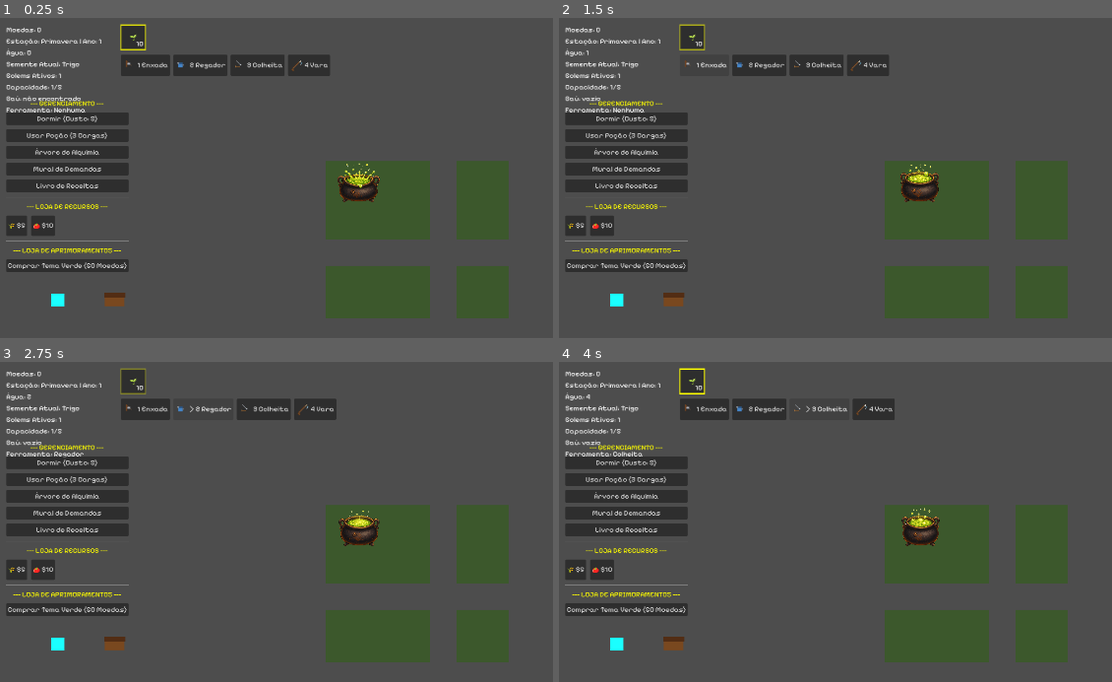
Above: before the commit, frames 1-4 (two rows, left to right).
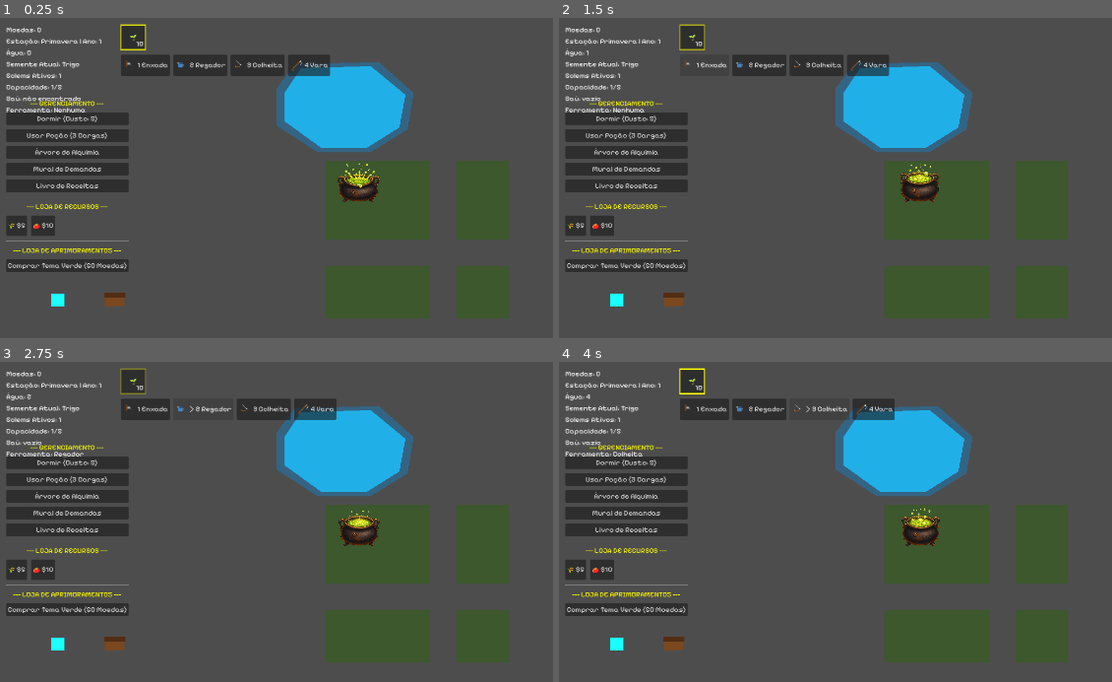
Above: after the commit, the same moments.

Repository: LeandroSatsuki/Cauldron-Crops
Game: Godot game, scene res://Scenes/Main.tscn
Same seed, same stepped clock (60 frames per second), same inputs: the game is played once before the commit and once after it.
Inputs:
- Up to frame 1 (0.25 s): no input
- Up to frame 2 (1.5 s): click "1 Enxada" at 0.5 s; click "> 1 Enxada" at 1.25 s
- Up to frame 3 (2.75 s): click "2 Regador" at 2 s
- Up to frame 4 (4 s): click "> 2 Regador" at 2.75 s; click "3 Colheita" at 3.5 s

The runs differ from the first frame. In frame 1, 5.7% of the frame differs, in the area x 50-75%, y 13-42%; in frame 2, 5.7%; in frame 3, 5.7%; in frame 4, 5.7%.

Commit message:
feat: adiciona lago e boia inicial da pesca

Diff:
--- a/Scenes/FishingSpot.tscn
+++ b/Scenes/FishingSpot.tscn
@@ -3,20 +3,25 @@
 [ext_resource type="Script" path="res://Scripts/FishingSpot.gd" id="1_fishingspotgd"]
 
 [sub_resource type="RectangleShape2D" id="RectangleShape2D_fishing_spot"]
-size = Vector2(240, 150)
+size = Vector2(340, 220)
 
 [node name="FishingSpot" type="Area2D"]
-z_index = -2
+z_index = 4
 script = ExtResource("1_fishingspotgd")
 
+[node name="LakeGlow" type="Polygon2D" parent="."]
+z_index = 3
+color = Color(0.0862745, 0.509804, 0.784314, 0.45)
+polygon = PackedVector2Array(Vector2(-170, -45), Vector2(-125, -105), Vector2(80, -110), Vector2(165, -35), Vector2(150, 55), Vector2(60, 110), Vector2(-70, 110), Vector2(-170, 45))
+
 [node name="LakeVisual" type="Polygon2D" parent="."]
-z_index = -2
-color = Color(0.227451, 0.584314, 0.839216, 0.88)
-polygon = PackedVector2Array(Vector2(-120, -25), Vector2(-90, -75), Vector2(60, -75), Vector2(120, -20), Vector2(105, 40), Vector2(40, 75), Vector2(-55, 75), Vector2(-120, 25))
+z_index = 4
+color = Color(0.12549, 0.705882, 0.921569, 0.96)
+polygon = PackedVector2Array(Vector2(-150, -35), Vector2(-110, -95), Vector2(60, -100), Vector2(145, -30), Vector2(130, 50), Vector2(50, 100), Vector2(-60, 100), Vector2(-150, 35))
 
 [node name="Bobber" type="Node2D" parent="."]
 visible = false
-z_index = 1
+z_index = 10
 
 [node name="Body" type="Polygon2D" parent="Bobber"]
 color = Color(0.909804, 0.258824, 0.258824, 1)
@@ -26,5 +31,9 @@
 color = Color(0.976471, 0.976471, 0.976471, 0.9)
 polygon = PackedVector2Array(Vector2(-2, -6), Vector2(1, -6), Vector2(2, -3), Vector2(-1, -3))
 
+[node name="FishingBiteTimer" type="Timer" parent="."]
+wait_time = 3.0
+one_shot = true
+
 [node name="CollisionShape2D" type="CollisionShape2D" parent="."]
 shape = SubResource("RectangleShape2D_fishing_spot")
--- a/Scripts/FishingSpot.gd
+++ b/Scripts/FishingSpot.gd
@@ -1,13 +1,36 @@
 extends Area2D
 
+enum FishingState {
+	IDLE,
+	BOBBER_CAST,
+	FISH_BITING
+}
+
 @onready var bobber: Node2D = $Bobber
+@onready var fishing_bite_timer: Timer = $FishingBiteTimer
 
 const FEEDBACK_OFFSET: Vector2 = Vector2(0.0, -60.0)
 const FEEDBACK_COR: Color = Color(0.55, 0.93, 1.0, 1.0)
+const BOBBER_READY_MODULATE: Color = Color(1.0, 1.0, 1.0, 1.0)
+const BOBBER_BITING_MODULATE: Color = Color(1.0, 0.86, 0.42, 1.0)
+const BOBBER_BITING_SCALE: Vector2 = Vector2(1.15, 1.15)
+
+var fishing_state: FishingState = FishingState.IDLE
+var bobber_base_scale: Vector2 = Vector2.ONE
 
 func _ready() -> void:
 	add_to_group("fishing_spot")
 	input_pickable = true
+	var parent_name: String = get_parent().name if get_parent() != null else "null"
+	print("FishingSpot: ready. parent=", parent_name, " global_position=", global_position, " visible=", visible, " z_index=", z_index)
+	if bobber != null:
+		bobber_base_scale = bobber.scale
+	if fishing_bite_timer != null and not fishing_bite_timer.timeout.is_connected(_on_fishing_bite_timer_timeout):
+		fishing_bite_timer.timeout.connect(_on_fishing_bite_timer_timeout)
+		if fishing_bite_timer.wait_time <= 0.0:
+			fishing_bite_timer.wait_time = 3.0
+		fishing_bite_timer.one_shot = true
+	_definir_estado(FishingState.IDLE)
 
 func _input_event(viewport: Viewport, event: InputEvent, shape_idx: int) -> void:
 	if event is not InputEventMouseButton:
@@ -26,6 +49,12 @@
 		return
 
 	if bool(tool_manager.call("is_fishing_rod_selected")):
+		if fishing_state == FishingState.FISH_BITING:
+			_mostrar_feedback("A pesca de sincronia ainda não foi implementada.", click_global_position)
+			print("FishingSpot: puxada fake aguardando minigame.")
+			_definir_estado(FishingState.IDLE)
+			return
+
 		_posicionar_boia(click_global_position)
 	else:
 		_mostrar_feedback("Selecione a Vara de Pesca.", click_global_position)
@@ -36,13 +65,50 @@
 		return
 
 	bobber.global_position = click_global_position
-	if bobber.visible:
+	if fishing_state == FishingState.BOBBER_CAST:
 		_mostrar_feedback("Boia reposicionada.", click_global_position)
 		print("FishingSpot: boia reposicionada.")
 	else:
-		bobber.visible = true
 		_mostrar_feedback("Boia lançada.", click_global_position)
 		print("FishingSpot: boia lancada.")
+
+	_definir_estado(FishingState.BOBBER_CAST)
+	if fishing_bite_timer != null:
+		fishing_bite_timer.stop()
+		fishing_bite_timer.start()
+
+func _on_fishing_bite_timer_timeout() -> void:
+	if fishing_state != FishingState.BOBBER_CAST:
+		return
+
+	_definir_estado(FishingState.FISH_BITING)
+	var feedback_origin: Vector2 = bobber.global_position if bobber != null else global_position
+	_mostrar_feedback("Algo puxou a linha!", feedback_origin)
+	print("FishingSpot: algo puxou a linha.")
+
+func _definir_estado(novo_estado: FishingState) -> void:
+	fishing_state = novo_estado
+	if bobber == null:
+		return
+
+	match fishing_state:
+		FishingState.IDLE:
+			bobber.visible = false
+			bobber.scale = bobber_base_scale
+			bobber.modulate = BOBBER_READY_MODULATE
+			if fishing_bite_timer != null:
+				fishing_bite_timer.stop()
+		FishingState.BOBBER_CAST:
+			bobber.visible = true
+			bobber.scale = bobber_base_scale
+			bobber.modulate = BOBBER_READY_MODULATE
+		FishingState.FISH_BITING:
+			bobber.visible = true
+			bobber.scale = Vector2(
+				bobber_base_scale.x * BOBBER_BITING_SCALE.x,
+				bobber_base_scale.y * BOBBER_BITING_SCALE.y
+			)
+			bobber.modulate = BOBBER_BITING_MODULATE
 
 func _mostrar_feedback(texto: String, origem_global: Vector2) -> void:
 	var feedback_position: Vector2 = origem_global + FEEDBACK_OFFSET
--- a/Scripts/Main.gd
+++ b/Scripts/Main.gd
@@ -1,6 +1,8 @@
 extends Node2D
 
 var farm_plot_scene = preload("res://Scenes/FarmPlot.tscn")
+const FISHING_SPOT_SCENE_PATH: String = "res://Scenes/FishingSpot.tscn"
+const FISHING_SPOT_SCRIPT_PATH: String = "res://Scripts/FishingSpot.gd"
 @onready var navigation_region: NavigationRegion2D = $NavigationRegion2D
 
 const BASE_FARM_COLUMNS: int = 4
@@ -9,6 +11,8 @@
 const EXTRA_FARM_ROWS_BOTTOM: int = 1
 const FARM_SPACING: int = 80
 const BASE_FARM_PIXEL_SIZE: int = 320
+const FISHING_SPOT_POSITION: Vector2 = Vector2(850, 220)
+const FISHING_SPOT_Z_INDEX: int = 20
 
 func _ready() -> void:
 	_configurar_regiao_navegacao()
@@ -20,6 +24,7 @@
 	_criar_farm_plot_base(start_x, start_y)
 	_criar_farm_plot_extras_direita(start_x, start_y)
 	_criar_farm_plot_extras_inferiores(start_x, start_y)
+	_garantir_lago_da_fazenda()
 
 func _configurar_regiao_navegacao() -> void:
 	if navigation_region == null:
@@ -59,6 +64,126 @@
 	plot.name = "FarmPlot_%d_%d" % [grid_x, grid_y]
 	add_child(plot)
 
+func _garantir_lago_da_fazenda() -> void:
+	var fishing_spot_node: Node = get_node_or_null("FishingSpot")
+	var fishing_spot: Node2D = null
+
+	if fishing_spot_node != null:
+		fishing_spot = fishing_spot_node as Node2D
+	else:
+		var fishing_spot_scene: Resource = load(FISHING_SPOT_SCENE_PATH)
+		if fishing_spot_scene is PackedScene:
+			fishing_spot = (fishing_spot_scene as PackedScene).instantiate() as Node2D
+		if fishing_spot == null:
+			push_warning("Main: FishingSpot.tscn nao carregou; usando fallback em runtime.")
+			fishing_spot = _criar_lago_da_fazenda_fallback()
+		if fishing_spot == null:
+			push_warning("Main: nao foi possivel criar o lago da fazenda.")
+			return
+		fishing_spot.name = "FishingSpot"
+		add_child(fishing_spot)
+
+	if fishing_spot == null:
+		push_warning("Main: FishingSpot nao eh um Node2D valido.")
+		return
+
+	fishing_spot.position = FISHING_SPOT_POSITION
+	fishing_spot.visible = true
+	fishing_spot.z_index = FISHING_SPOT_Z_INDEX
+	print("Main: FishingSpot criado/configurado em ", fishing_spot.global_position)
+
+func _criar_lago_da_fazenda_fallback() -> Node2D:
+	var fishing_spot := Area2D.new()
+	var fishing_spot_script: Script = load(FISHING_SPOT_SCRIPT_PATH) as Script
+	if fishing_spot_script != null:
+		fishing_spot.set_script(fishing_spot_script)
+
+	fishing_spot.input_pickable = true
+	fishing_spot.z_index = FISHING_SPOT_Z_INDEX
+
+	var lake_glow := Polygon2D.new()
+	lake_glow.name = "LakeGlow"
+	lake_glow.z_index = 19
+	lake_glow.color = Color(0.0862745, 0.509804, 0.784314, 0.45)
+	lake_glow.polygon = PackedVector2Array([
+		Vector2(-170, -45),
+		Vector2(-125, -105),
+		Vector2(80, -110),
+		Vector2(165, -35),
+		Vector2(150, 55),
+		Vector2(60, 110),
+		Vector2(-70, 110),
+		Vector2(-170, 45)
+	])
+	fishing_spot.add_child(lake_glow)
+
+	var lake_visual := Polygon2D.new()
+	lake_visual.name = "LakeVisual"
+	lake_visual.z_index = 20
+	lake_visual.color = Color(0.12549, 0.705882, 0.921569, 0.96)
+	lake_visual.polygon = PackedVector2Array([
+		Vector2(-150, -35),
+		Vector2(-110, -95),
+		Vector2(60, -100),
+		Vector2(145, -30),
+		Vector2(130, 50),
+		Vector2(50, 100),
+		Vector2(-60, 100),
+		Vector2(-150, 35)
+	])
+	fishing_spot.add_child(lake_visual)
+
+	var bobber := Node2D.new()
+	bobber.name = "Bobber"
+	bobber.visible = false
+	bobber.z_index = 30
+	bobber.add_child(_criar_bobber_corpo())
+	bobber.add_child(_criar_bobber_destaque())
+	fishing_spot.add_child(bobber)
+
+	var fishing_bite_timer := Timer.new()
+	fishing_bite_timer.name = "FishingBiteTimer"
+	fishing_bite_timer.wait_time = 3.0
+	fishing_bite_timer.one_shot = true
+	fishing_spot.add_child(fishing_bite_timer)
+
+	var collision_shape := CollisionShape2D.new()
+	collision_shape.name = "CollisionShape2D"
+	var rectangle_shape := RectangleShape2D.new()
+	rectangle_shape.size = Vector2(340, 220)
+	collision_shape.shape = rectangle_shape
+	fishing_spot.add_child(collision_shape)
+
+	return fishing_spot
+
+func _criar_bobber_corpo() -> Polygon2D:
+	var body := Polygon2D.new()
+	body.name = "Body"
+	body.color = Color(0.909804, 0.258824, 0.258824, 1)
+	body.polygon = PackedVector2Array([
+		Vector2(0, -7),
+		Vector2(5, -5),
+		Vector2(7, 0),
+		Vector2(5, 5),
+		Vector2(0, 7),
+		Vector2(-5, 5),
+		Vector2(-7, 0),
+		Vector2(-5, -5)
+	])
+	return body
+
+func _criar_bobber_destaque() -> Polygon2D:
+	var highlight := Polygon2D.new()
+	highlight.name = "Highlight"
+	highlight.color = Color(0.976471, 0.976471, 0.976471, 0.9)
+	highlight.polygon = PackedVector2Array([
+		Vector2(-2, -6),
+		Vector2(1, -6),
+		Vector2(2, -3),
+		Vector2(-1, -3)
+	])
+	return highlight
+
 func _unhandled_input(event: InputEvent) -> void:
 	if event is InputEventKey and event.pressed and not event.echo:
 		if event.keycode == KEY_F5:
Not shown, changed: Assets/Tools/tool_fishing_rod.png.import
Not shown, added: Scripts/FishingSpot.gd.uid
Not shown, changed: docs/CHANGELOG.md
Not shown, changed: docs/DECISIONS.md
Not shown, changed: docs/FARM_SYSTEM_V2.md
Not shown, changed: docs/FISHING_SYSTEM.md
Not shown, changed: docs/ROADMAP.md
